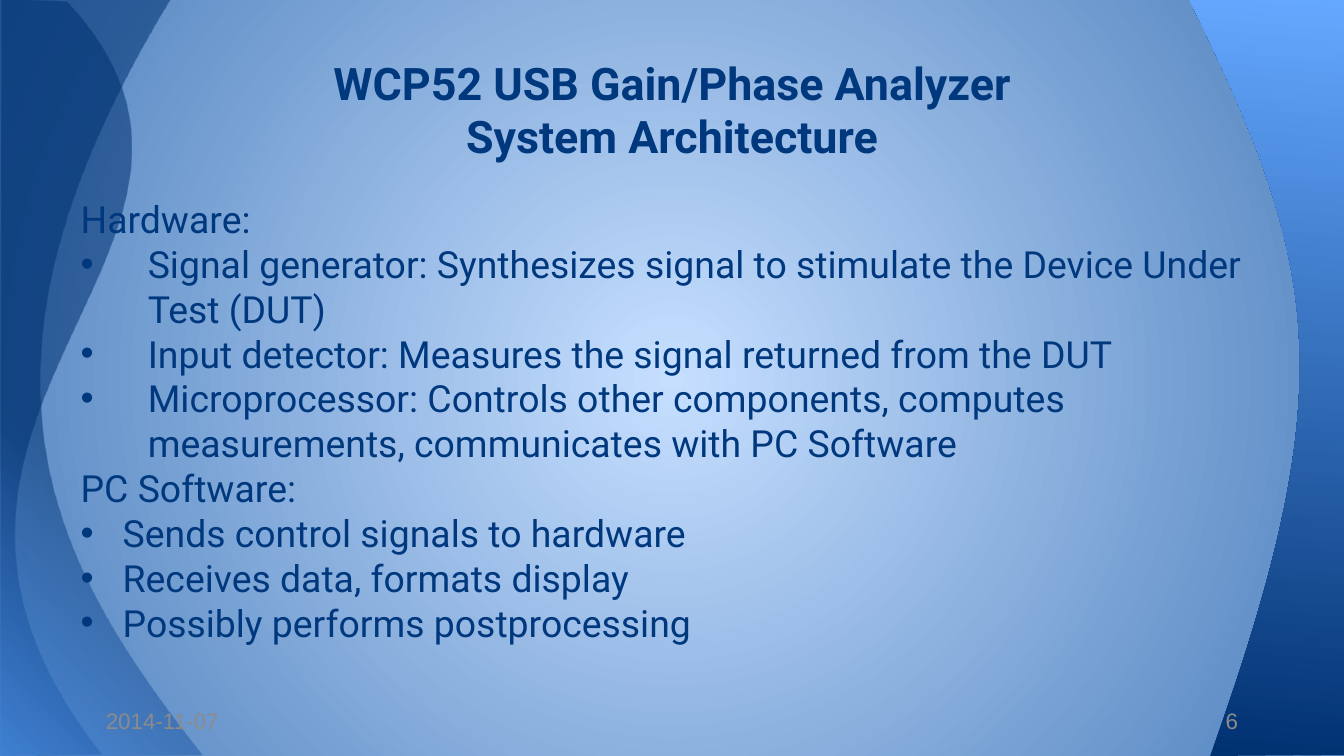
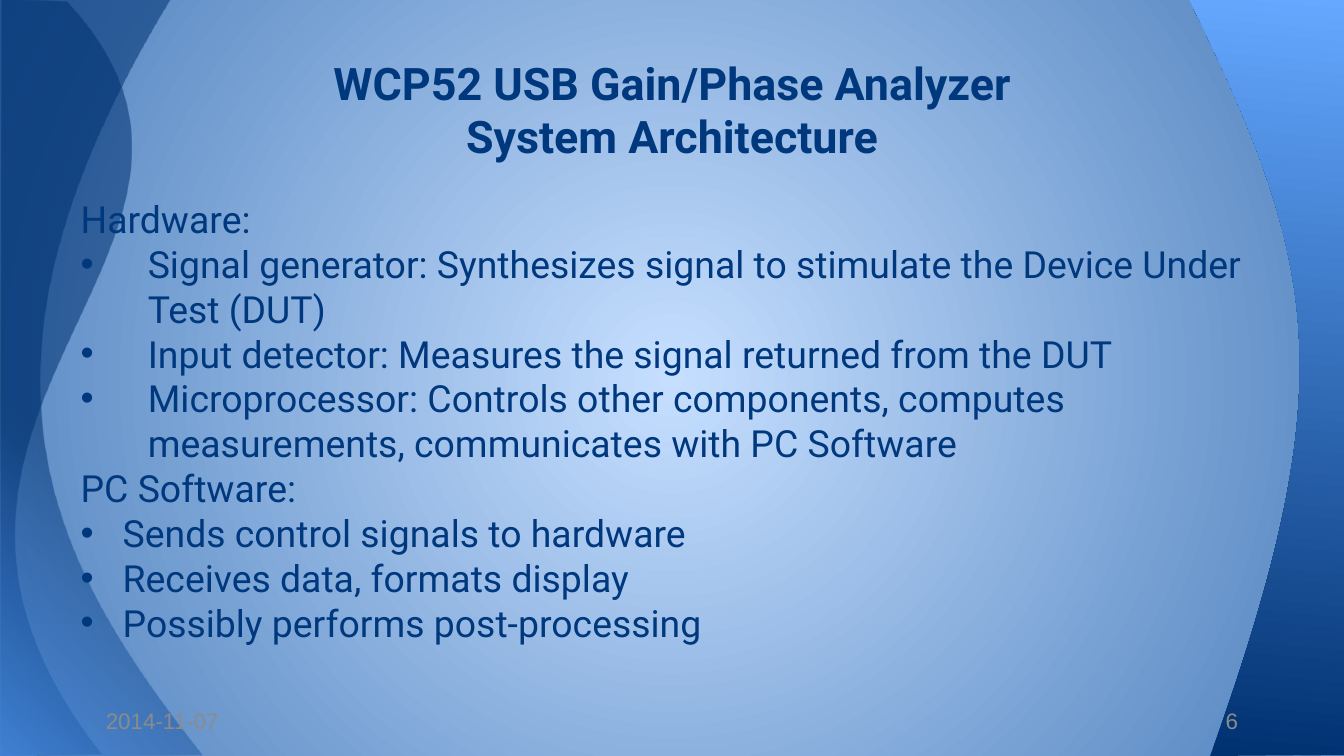
Before and after one commit to WCP52/docs, a slide deck: slide 6 of official/WCP52 Gain_Phase SAP.pptx. Drawn at 1344x756 pixels with LibreOffice and Linux fonts; fonts in the diff are those of the drawing. Boxes give left, top, right and bottom in pixels: in the first picture for what was removed or moved away, otherwise in the second. Text is boxed around its words. In the diff, an @@ line names an element or a change of style, - is before the commit and + after.

```diff
--- a/official/WCP52 Gain_Phase SAP.pptx
+++ b/official/WCP52 Gain_Phase SAP.pptx
@@ text at (123,608,701,646): text changed @@
-• Possibly performs postprocessing
+• Possibly performs post-processing
```
Also in this commit, not shown: 1 other slide changed.
